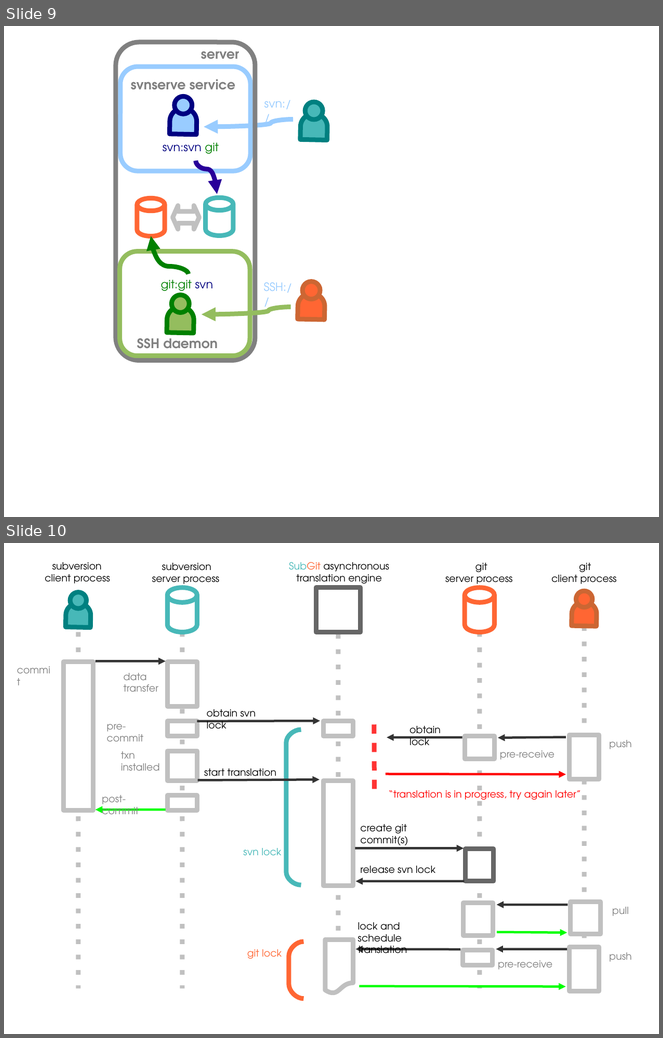
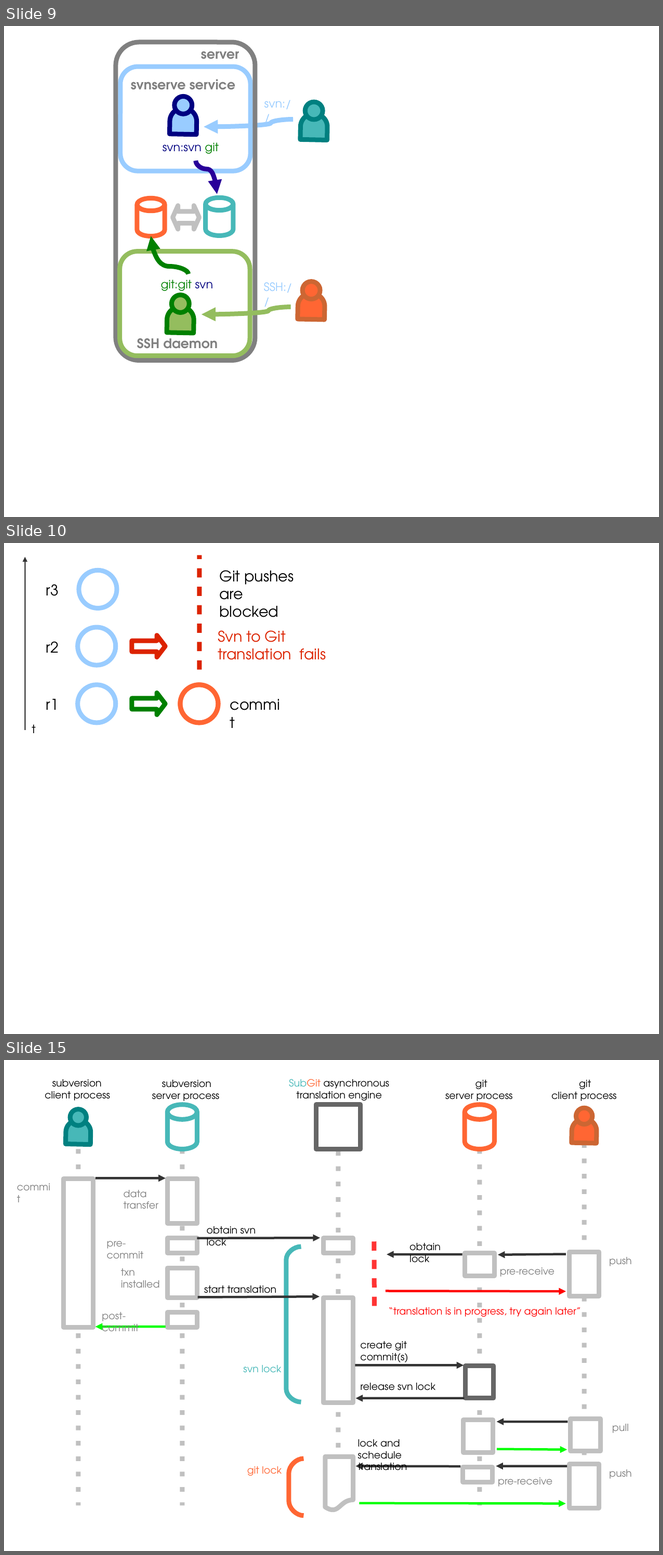
Before and after one commit to vs/subgit-book, a slide deck: subgit-book.odp. Shown one above the other, each under a label of ours: slides 9 and 10 before the commit, slides 9, 10 and 15 after it; the slides between them are not shown. The pictures are 663x1038 and 663x1555 pixels, drawn with LibreOffice and Linux fonts; fonts in the diff are those of the drawing. Boxes give left, top, right and bottom in pixels: in the first picture for what was removed or moved away, otherwise in the second. Text is boxed around its words. In the diff, an @@ line names an element or a change of style, - is before the commit and + after.

```diff
--- a/subgit-book.odp
+++ b/subgit-book.odp
@@ slide 10 added at [4,543,659,1034], background #FFFFFF @@
@@ arrow added from (25, 730) to (25, 557), #333333 1.42 pt @@
@@ line added from (200, 670) to (200, 555), #DC2300 5.67 pt @@
@@ ellipse added at [79,571,117,609], outline #99CCFF 5.67 pt @@
@@ text added at [219,570,294,617], 18 pt, text #000000 @@
+Git pushes
+are blocked
@@ text added at [46,584,58,596], 18 pt, text #000000 @@
+r3
@@ ellipse added at [78,627,116,666], outline #99CCFF 5.67 pt @@
@@ right arrow added at [132,635,165,657], outline #DC2300 5.67 pt @@
@@ text added at [218,630,326,660], 18 pt, text #DC2300 @@
+Svn to Git
+translation fails
@@ text added at [46,641,58,653], 18 pt, text #000000 @@
+r2
@@ ellipse added at [78,685,116,723], outline #99CCFF 5.67 pt @@
@@ right arrow added at [132,693,165,715], outline #008000 5.67 pt @@
@@ ellipse added at [180,685,218,723], outline #FF6633 5.67 pt @@
@@ ellipse added at [181,685,219,723], outline #FF6633 5.67 pt @@
@@ text added at [224,693,290,719], 18 pt, text #000000 @@
+commit
@@ text added at [46,699,58,710], 18 pt, text #000000 @@
+r1
@@ text added at [32,724,36,733], 14 pt, text #000000 @@
+t
@@ what was slide 10 is now slide 15 @@
```
Also in this commit, not shown: 4 other slides added, 5 other files.
